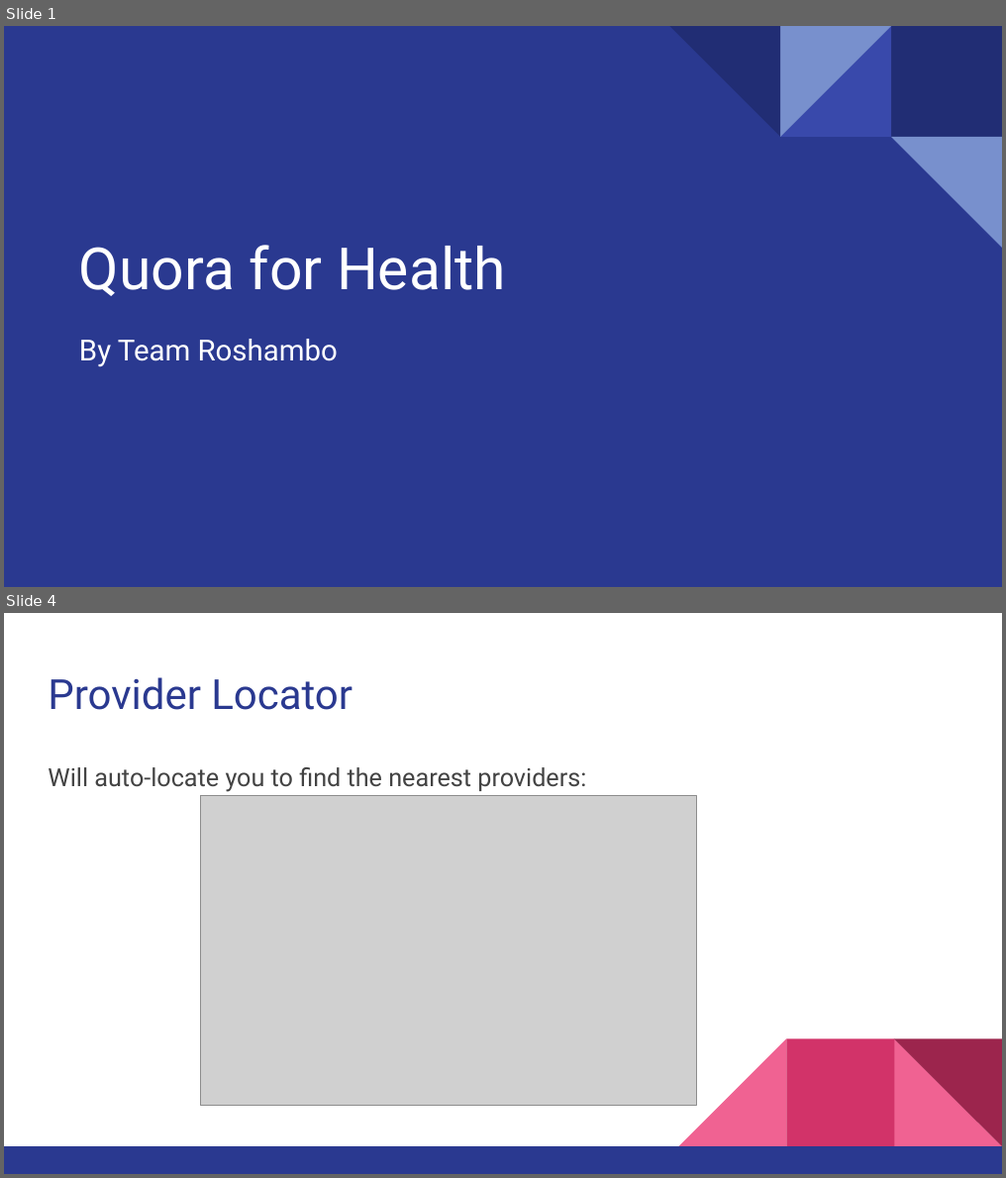
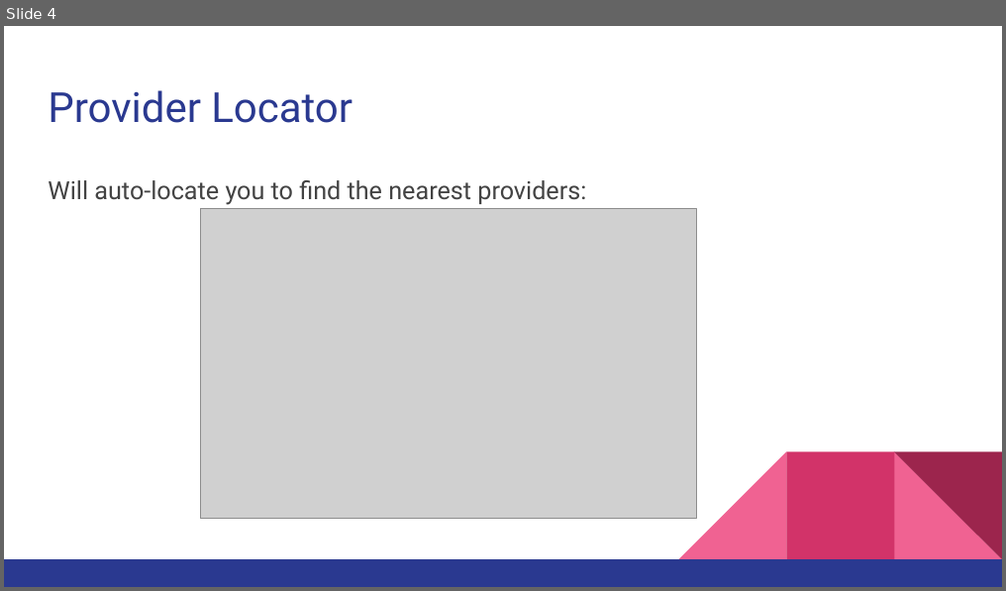
Before and after one commit to 2015au-1730/RoshamboProject06, a slide deck: Presentation.pptx. Shown one above the other, each under a label of ours: slides 1 and 4 before the commit, slide 4 after it; the slides between them are not shown. The pictures are 1006x1178 and 1006x591 pixels, drawn with LibreOffice and Linux fonts; fonts in the diff are those of the drawing; grey boxes stand for pictures. Boxes give left, top, right and bottom in pixels: in the first picture for what was removed or moved away, otherwise in the second. Text is boxed around its words. In the diff, an @@ line names an element or a change of style, - is before the commit and + after.

```diff
--- a/Presentation.pptx
+++ b/Presentation.pptx
@@ slide 1 removed at [4, 26, 1002, 587], background #2A3990 @@
@@ group removed at [669, 26, 1002, 248]: 4 right triangles, 1 rectangle @@
@@ title removed at [79, 245, 506, 296] @@
-Quora for Health
@@ subtitle removed at [79, 339, 338, 368] @@
-By Team Roshambo
```
Also in this commit, not shown: 2 slides changed, 9 slides added, 3 other slides removed.
